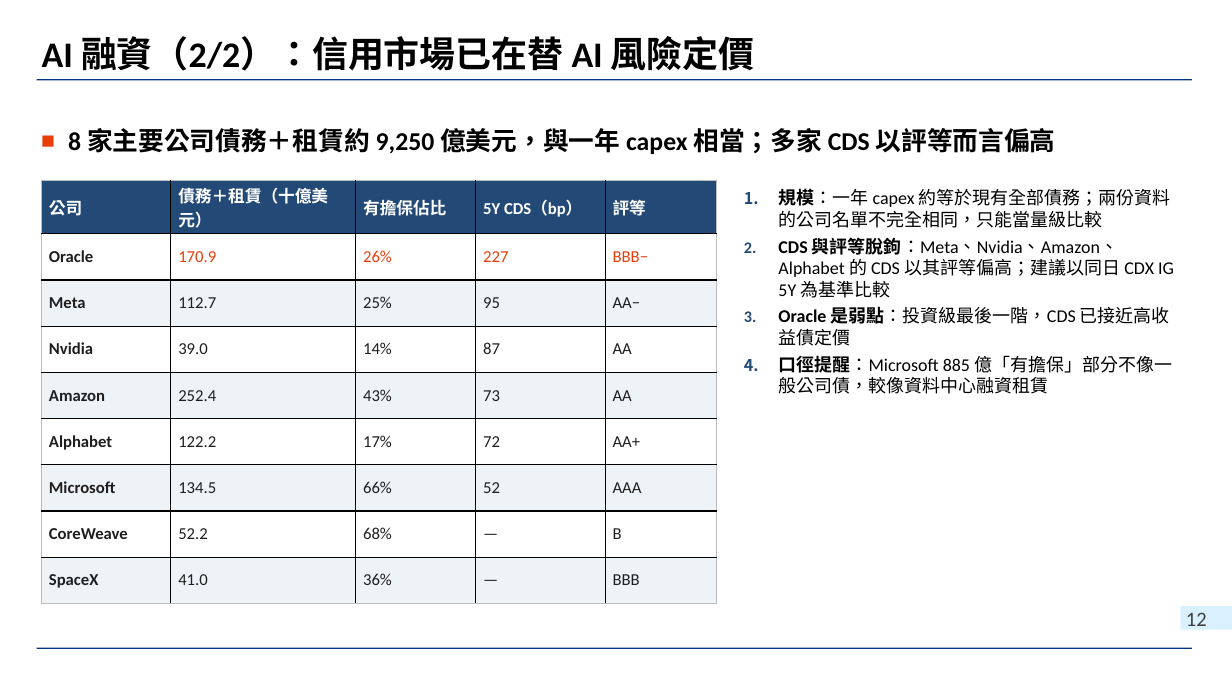
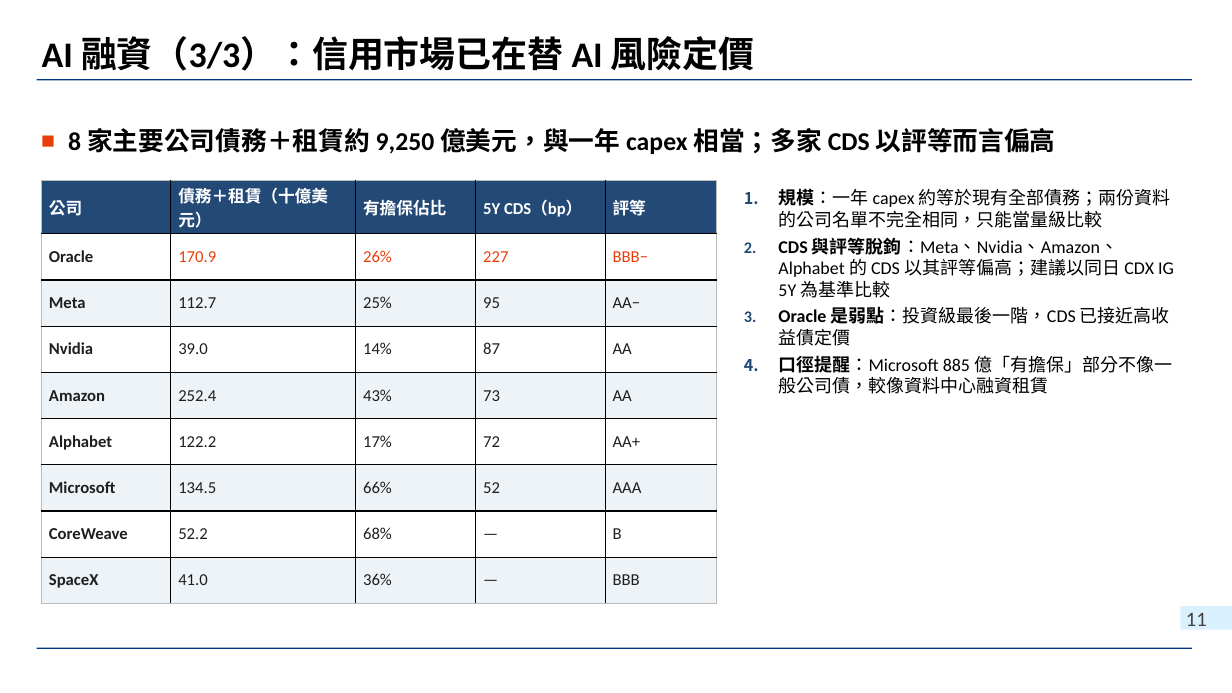
Before and after one commit to wlinoxox/US-Bond-Vol, a slide deck: slide 11 of slides/2026-10-03_us-treasury-vol-regime-change.pptx (slide 12 before the commit). Drawn at 1232x693 pixels with LibreOffice and Linux fonts; fonts in the diff are those of the drawing; background and template pictures are left out. Boxes give left, top, right and bottom in pixels: in the first picture for what was removed or moved away, otherwise in the second. Text is boxed around its words. In the diff, an @@ line names an element or a change of style, - is before the commit and + after.

```diff
--- a/slides/2026-10-03_us-treasury-vol-regime-change.pptx
+++ b/slides/2026-10-03_us-treasury-vol-regime-change.pptx
@@ title at box(42, 36, 755, 71): text changed @@
-AI 融資（2/2）：信用市場已在替 AI 風險定價
+AI 融資（3/3）：信用市場已在替 AI 風險定價
@@ page number at box(1186, 613, 1207, 626): text changed @@
-12
+11
```
Also in this commit, not shown: 5 other slides changed, 2 slides added, 3 other files.
